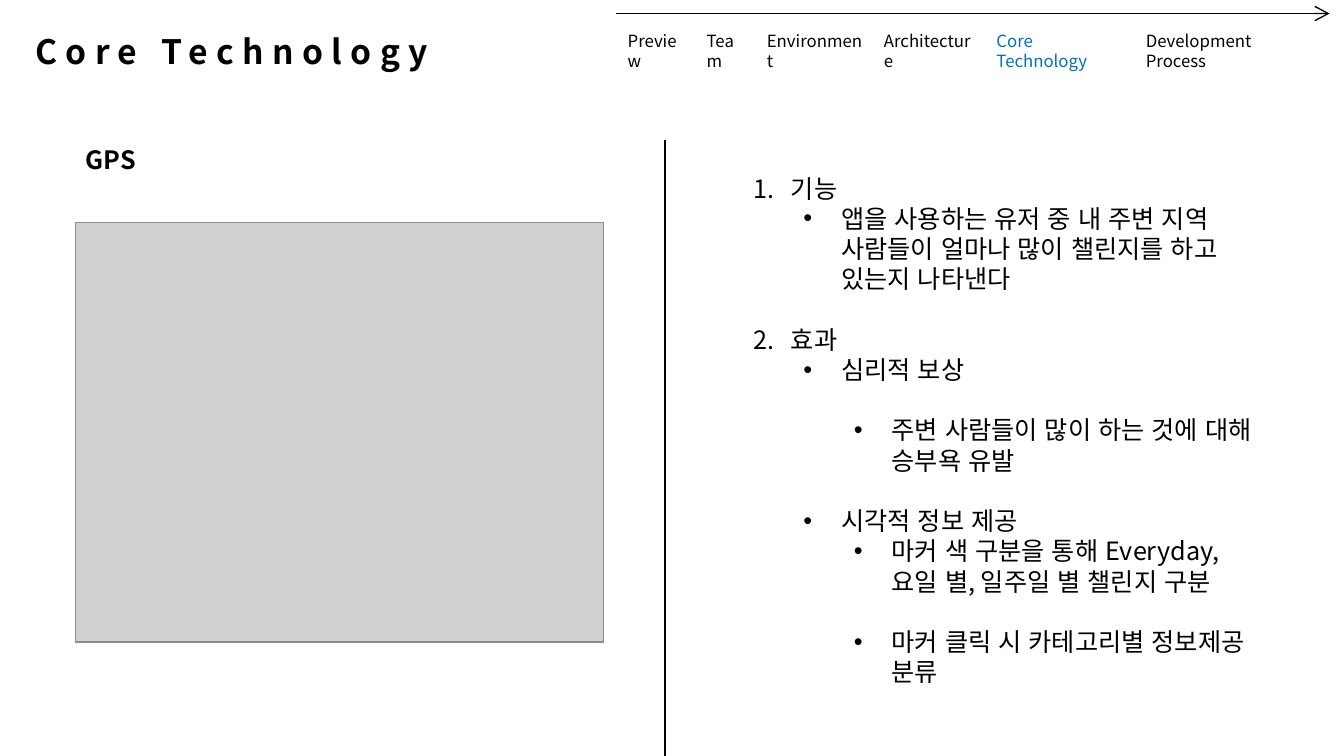
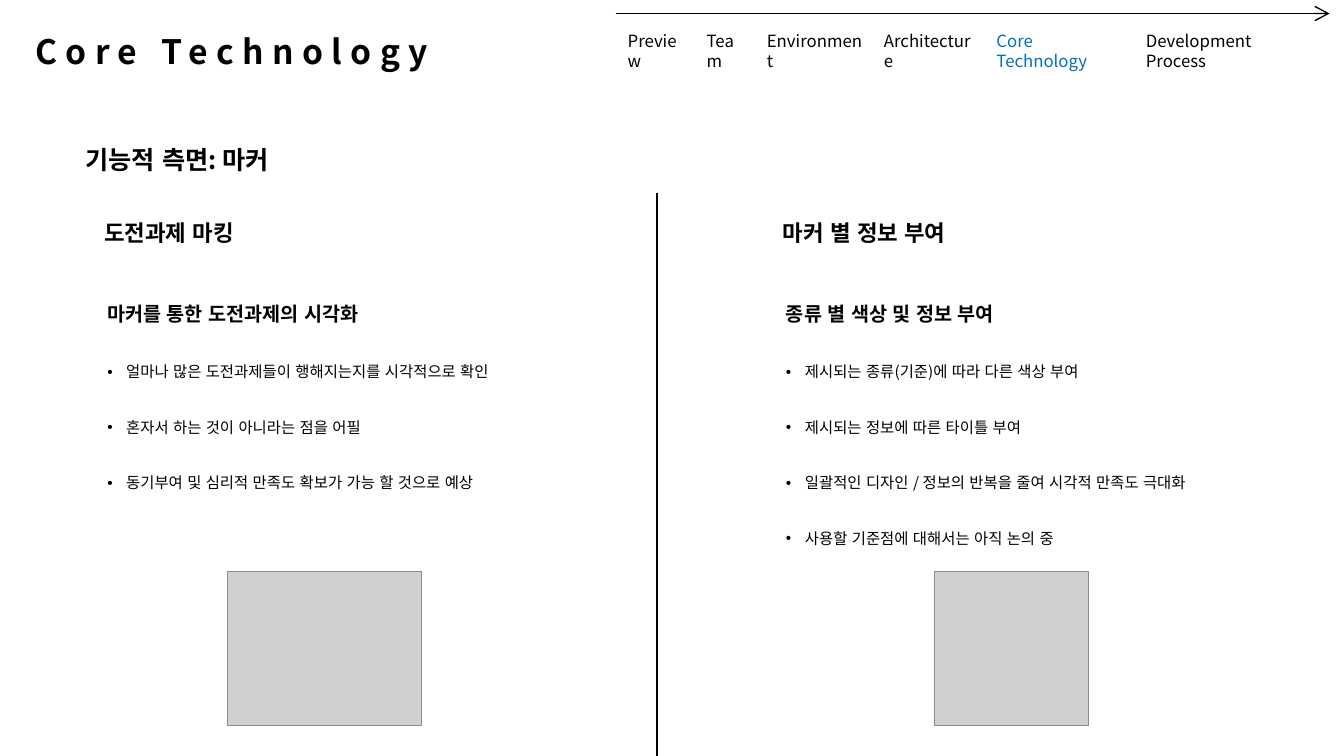
Before and after one commit to VanSubstance/doubleSlash_06, a slide deck: slide 8 of Datas/개발 발표안 1차.pptx (slide 7 before the commit). Drawn at 1344x756 pixels with LibreOffice and Linux fonts; fonts in the diff are those of the drawing; grey boxes stand for pictures. Boxes give left, top, right and bottom in pixels: in the first picture for what was removed or moved away, otherwise in the second. Text is boxed around its words. In the diff, an @@ line names an element or a change of style, - is before the commit and + after.

```diff
--- a/Datas/개발 발표안 1차.pptx
+++ b/Datas/개발 발표안 1차.pptx
@@ text at (86,148,268,172): text changed @@
-GPS
+기능적 측면: 마커
@@ text removed at (791,177,1251,683) @@
-1. 기능
-  • 앱을 사용하는 유저 중 내 주변 지역 사람들이 얼마나 많이 챌린지를 하고 있는지 나타낸다
-2. 효과
-  • 심리적 보상
-    • 주변 사람들이 많이 하는 것에 대해 승부욕 유발
-  • 시각적 정보 제공
-    • 마커 색 구분을 통해 Everyday, 요일 별, 일주일 별 챌린지 구분
-    • 마커 클릭 시 카테고리별 정보제공 분류
@@ line moved from (665, 140) - (665, 756) to (657, 194) - (657, 756) @@
@@ text added at (104,222,234,243), 16 pt, text #000000, bold @@
+도전과제 마킹
@@ text added at (783,219,945,247), 16 pt, text #000000, bold @@
+마커 별 정보 부여
@@ text added at (107,304,488,490), 11 pt, text #000000 @@
+마커를 통한 도전과제의 시각화
+• 얼마나 많은 도전과제들이 행해지는지를 시각적으로 확인
+• 혼자서 하는 것이 아니라는 점을 어필
+• 동기부여 및 심리적 만족도 확보가 가능 할 것으로 예상
@@ text added at (786,304,1186,546), 11 pt, text #000000 @@
+종류 별 색상 및 정보 부여
+• 제시되는 종류(기준)에 따라 다른 색상 부여
+• 제시되는 정보에 따른 타이틀 부여
+• 일괄적인 디자인 / 정보의 반복을 줄여 시각적 만족도 극대화
+• 사용할 기준점에 대해서는 아직 논의 중
@@ picture: place and size @@
-picture at (76,223,603,642)
+picture at (228,572,421,726)
@@ picture added at (935,572,1089,726) @@
```
Also in this commit, not shown: 2 slides added, 2 other files.
